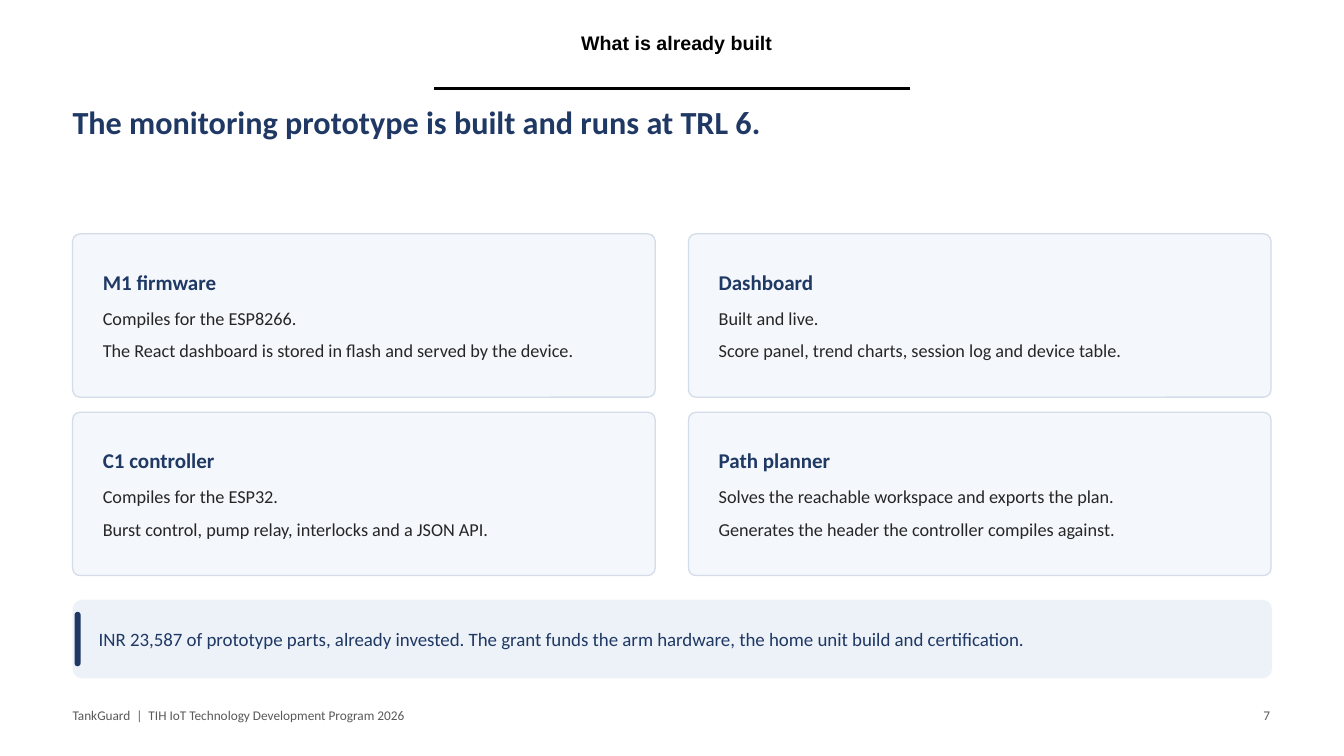
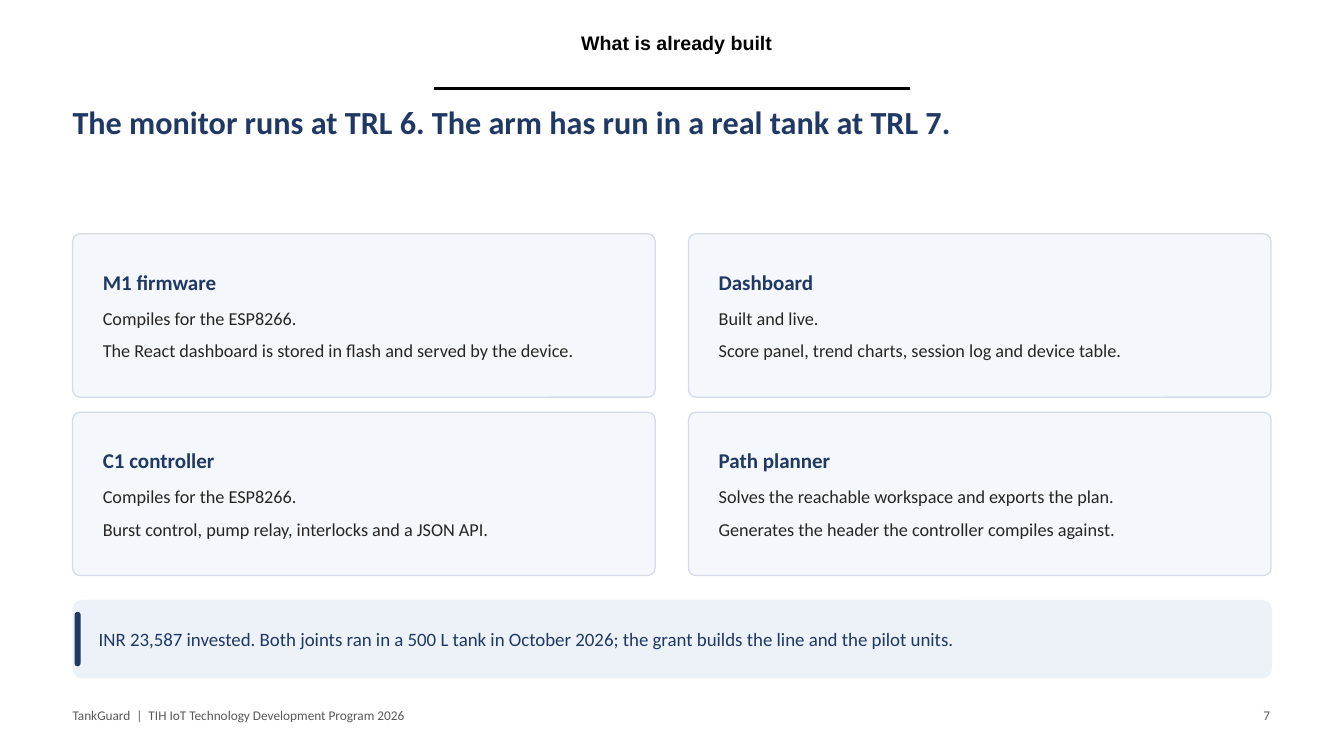
Before and after one commit to adithya-in/tankguard, a slide deck: slide 7 of docs/office/TankGuard_Presentation.pptx. Drawn at 1344x756 pixels with LibreOffice and Linux fonts; fonts in the diff are those of the drawing; background and template pictures are left out. Boxes give left, top, right and bottom in pixels: in the first picture for what was removed or moved away, otherwise in the second. Text is boxed around its words. In the diff, an @@ line names an element or a change of style, - is before the commit and + after.

```diff
--- a/docs/office/TankGuard_Presentation.pptx
+++ b/docs/office/TankGuard_Presentation.pptx
@@ text at box(73, 111, 950, 135): text changed @@
-The monitoring prototype is built and runs at TRL 6.
+The monitor runs at TRL 6. The arm has run in a real tank at TRL 7.
@@ text at box(103, 490, 297, 506): text changed @@
-Compiles for the ESP32.
+Compiles for the ESP8266.
@@ text at box(99, 633, 953, 650): text changed @@
-INR 23,587 of prototype parts, already invested. The grant funds the arm hardware, the home unit build and certification.
+INR 23,587 invested. Both joints ran in a 500 L tank in October 2026; the grant builds the line and the pilot units.
```
Also in this commit, not shown: 2 other slides changed, 6 other files.
